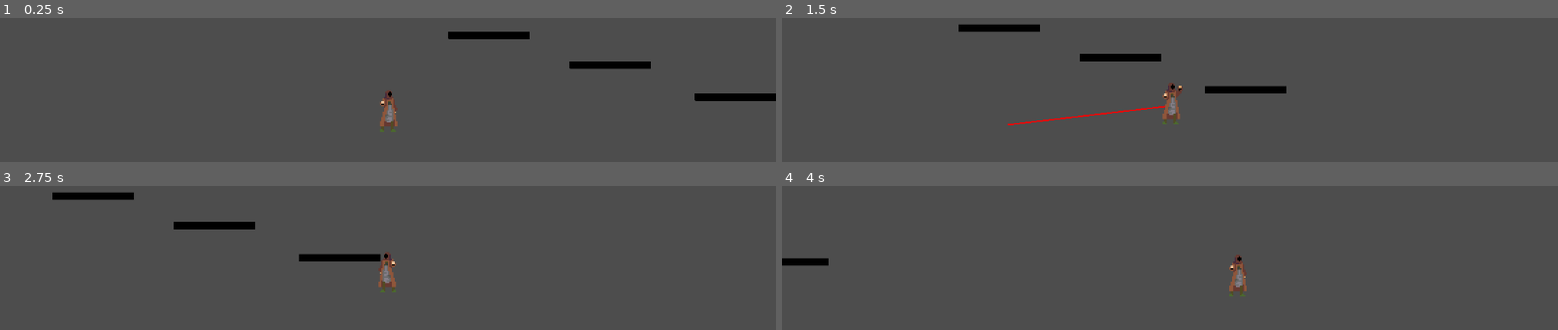
Above: before the commit, frames 1-4 (two rows, left to right).
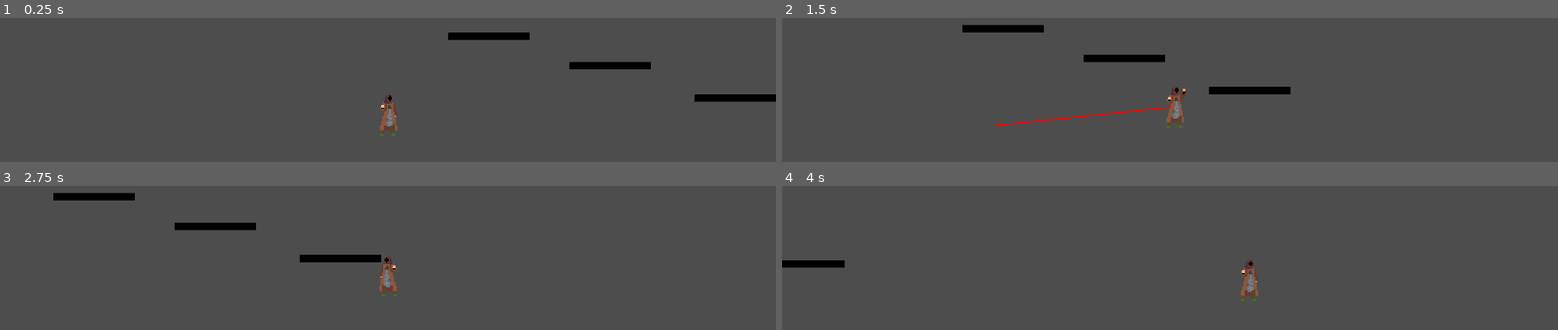
Above: after the commit, the same moments.

Repository: nikk-e/wizard-game
Game: Godot game, scene res://scenes/game.tscn
The game is run twice, just before and just after one commit, with the same random seed, the same clock (stepped at 60 frames per second) and the same inputs.
Inputs (mouse positions are in pixels of both pictures, inside the frame that each line leads up to):
- Up to frame 1 (0.25 s): no input
- Up to frame 2 (1.5 s): tap Enter (ui_accept) at 0.5, 0.77 s; move the mouse to (1340, 82) at 0.52 s; hold Right (ui_right) from 0.53 s (still down); tap Shift (game_dash) at 0.6 s; move the mouse to (1014, 127) at 1.27 s; tap Q (game_grapple) at 1.35 s
- Up to frame 3 (2.75 s): tap Enter (ui_accept) at 1.52 s; move the mouse to (outside the picture) at 2.02 s; release Right (ui_right) at 2.03 s; hold Left (ui_left) from 2.03 s (still down); tap Shift (game_dash) at 2.1 s
- Up to frame 4 (4 s): move the mouse to (outside the picture) at 2.77 s; release Left (ui_left) at 2.78 s; hold Right (ui_right) from 2.78 s (still down); tap Q (game_grapple) at 2.85 s; tap Enter (ui_accept) at 3.02, 3.77 s; move the mouse to (outside the picture) at 3.52 s; tap Shift (game_dash) at 3.6 s

The runs differ from the first frame. In frame 1, 0.8% of the frame differs, in the area x 49-100%, y 9-82%; in frame 2, 1.3%, in the area x 22-66%, y 4-76%; in frame 3, 0.7%; in frame 4, 1.1%.

Commit message:
Make player sprite move every visual frame and not physics frame

Diff:
--- a/scenes/game.tscn
+++ b/scenes/game.tscn
@@ -12,6 +12,7 @@
 [node name="Camera2D" type="Camera2D" parent="." node_paths=PackedStringArray("player")]
 position = Vector2(-77, -27)
 zoom = Vector2(2, 2)
+position_smoothing_enabled = true
 script = ExtResource("2_lnu2h")
 player = NodePath("../Player")
 
--- a/scenes/player.tscn
+++ b/scenes/player.tscn
@@ -116,8 +116,9 @@
 radius = 6.0
 height = 28.0
 
-[node name="Player" type="CharacterBody2D"]
+[node name="Player" type="CharacterBody2D" node_paths=PackedStringArray("sprite")]
 script = ExtResource("1_g2els")
+sprite = NodePath("AnimatedSprite2D")
 
 [node name="AnimatedSprite2D" type="AnimatedSprite2D" parent="."]
 position = Vector2(0, -2)
--- a/scripts/Player/Player.gd
+++ b/scripts/Player/Player.gd
@@ -2,7 +2,7 @@
 
 class_name Player
 
-@onready var sprite: AnimatedSprite2D = $AnimatedSprite2D
+@export var sprite: AnimatedSprite2D
 
 var abilities: Dictionary[String, Ability] = {}
 
@@ -11,6 +11,13 @@
 const COYOTE_TIME = 0.1
 var coyoteTimer = 0.0
 var pointDirection: Vector2 = Vector2(0, 0)
+
+var last_physics_pos: Vector2
+var current_physics_pos: Vector2
+
+func _ready():
+	last_physics_pos = global_position
+	current_physics_pos = global_position
 
 func _init() -> void:
 	var dja = DoubleJumpAbility.new(self)
@@ -25,6 +32,8 @@
 	coyoteTimer = 0.0
 
 func _physics_process(delta: float) -> void:
+	last_physics_pos = current_physics_pos
+
 	var world_mouse_pos = get_global_mouse_position()
 	pointDirection = (world_mouse_pos - global_position).normalized()
 
@@ -82,6 +91,7 @@
 		abilities[key].update(delta)
 
 	move_and_slide()
+	current_physics_pos = global_position
 
 
 var grappleDebugLine = false
@@ -91,6 +101,12 @@
 		draw_line(gDLp0, Vector2(0,0), Color.RED, 1.0)
 
 func _process(delta: float) -> void:
+	sprite.position = Vector2.ZERO
+	var t = Engine.get_physics_interpolation_fraction()
+	var interp_pos = last_physics_pos.lerp(current_physics_pos, t)
+	sprite.global_position = interp_pos
+
+
 	var inDash = abilities.has("dash") and abilities["dash"].inProgress()
 	var inGrapple = abilities.has("grapple") and abilities["grapple"].inProgress()
 	var animationName = "default"
--- a/scripts/cameraFollowScript.gd
+++ b/scripts/cameraFollowScript.gd
@@ -7,6 +7,6 @@
 	pass # Replace with function body.
 
 # Called every frame. 'delta' is the elapsed time since the previous frame.
-func _physics_process(delta: float) -> void:
+func _process(delta: float) -> void:
 	if player:
-		global_position = global_position.lerp(player.global_position, 0.1)
+		global_position = player.global_position
